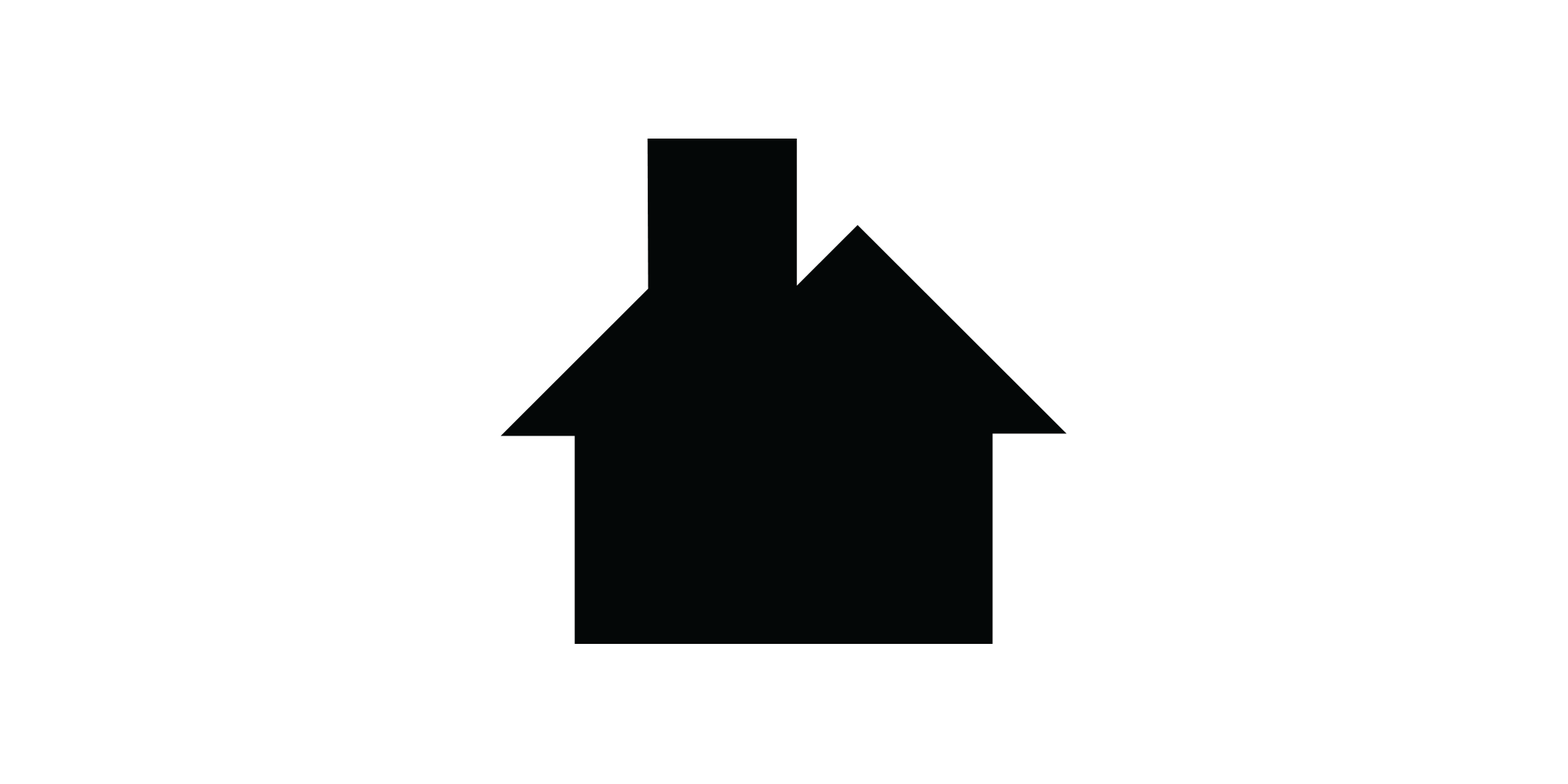
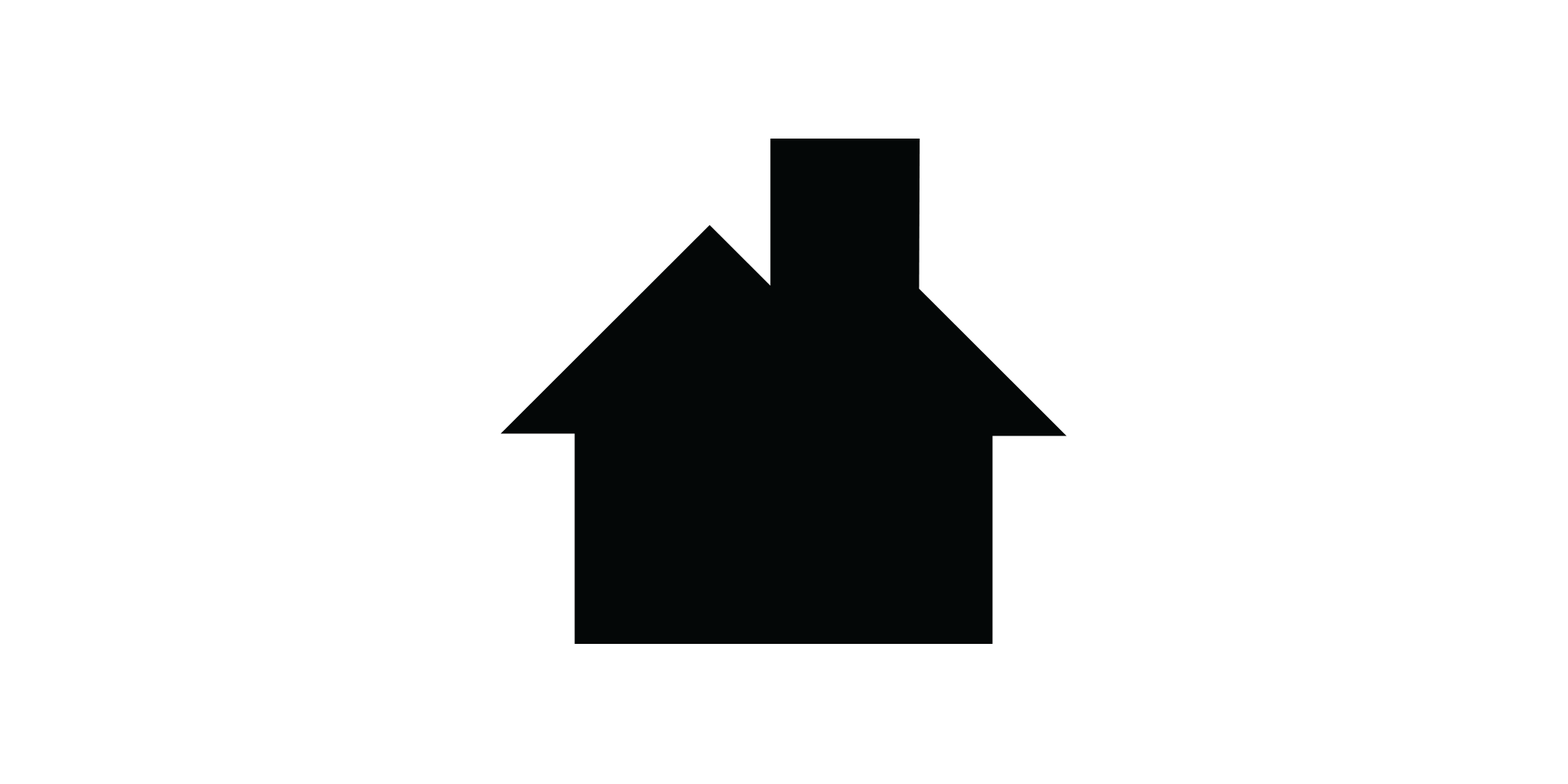
Before/after of a 1568px x 784px layered artwork. What changed in the layer stack:
painted on "Vector Smart Object" over [500, 138, 1067, 644]